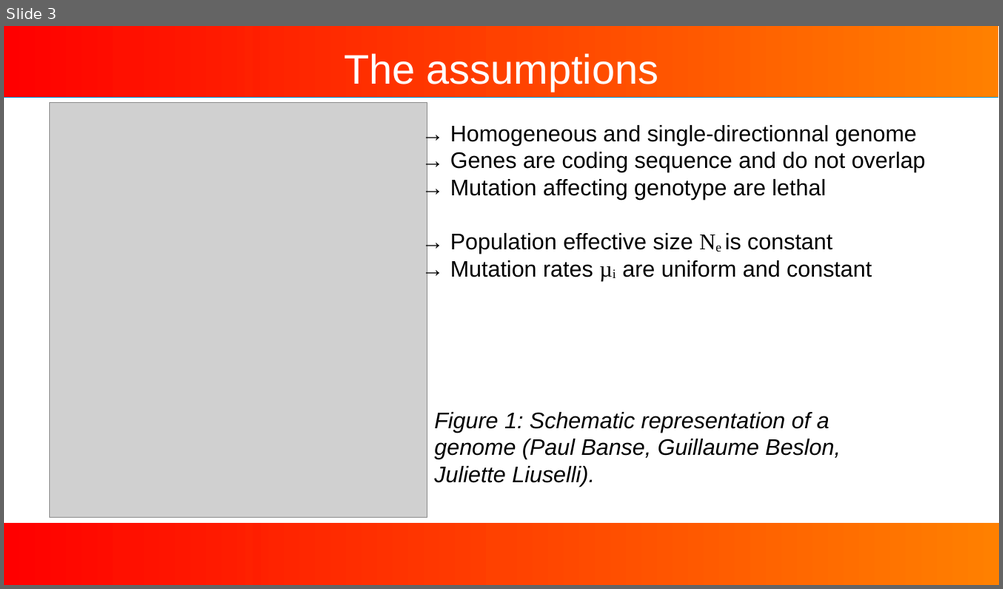
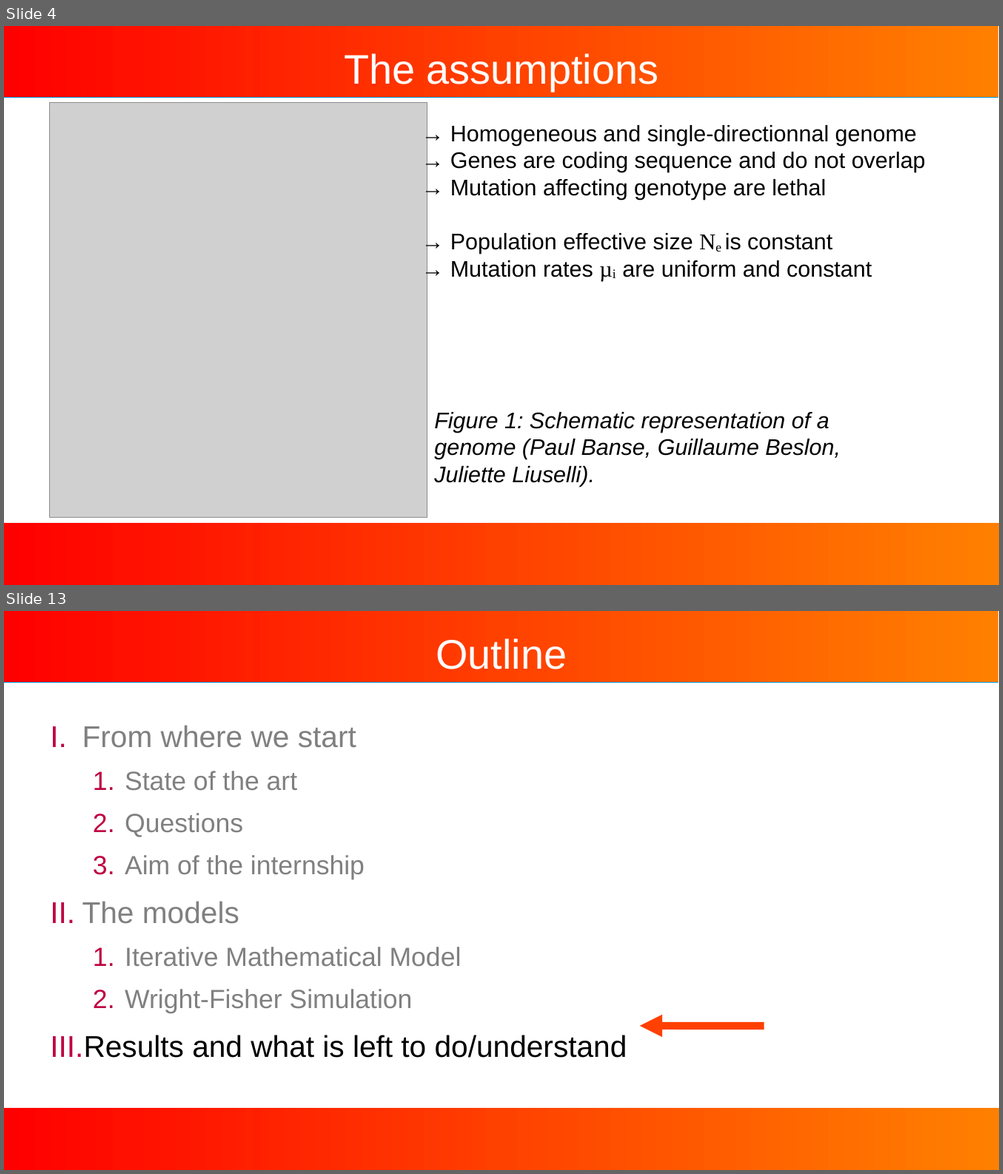
Before and after one commit to Jojobarbarr/AL_predict, a slide deck: talk.odp. Shown one above the other, each under a label of ours: slide 3 before the commit, slides 4 and 13 after it; the slides between them are not shown. The pictures are 1003x589 and 1003x1174 pixels, drawn with LibreOffice and Linux fonts; fonts in the diff are those of the drawing; grey boxes stand for pictures; background and template pictures are left out. Boxes give left, top, right and bottom in pixels: in the first picture for what was removed or moved away, otherwise in the second. Text is boxed around its words. In the diff, an @@ line names an element or a change of style, - is before the commit and + after.

```diff
--- a/talk.odp
+++ b/talk.odp
@@ slide 13 added at box(4, 611, 999, 1170), background #FFFFFF; not listed: 2 template elements that a slide beside it also shows @@
@@ title added at box(435, 638, 566, 669), 33 pt, text #FFFFFF @@
+Outline
@@ text added at box(50, 725, 627, 1058), 21 pt, text #808080 @@
+I. From where we start
+  1. State of the art
+  2. Questions
+  3. Aim of the internship
+II. The models
+  1. Iterative Mathematical Model
+  2. Wright-Fisher Simulation
+III. Results and what is left to do/understand
@@ arrow added from (764, 1026) to (640, 1026), #FF4000 6.01 pt @@
@@ what was slide 3 is now slide 4 @@
```
Also in this commit, not shown: 7 slides changed, 10 other slides added, 2 slides removed, 8 other files.
